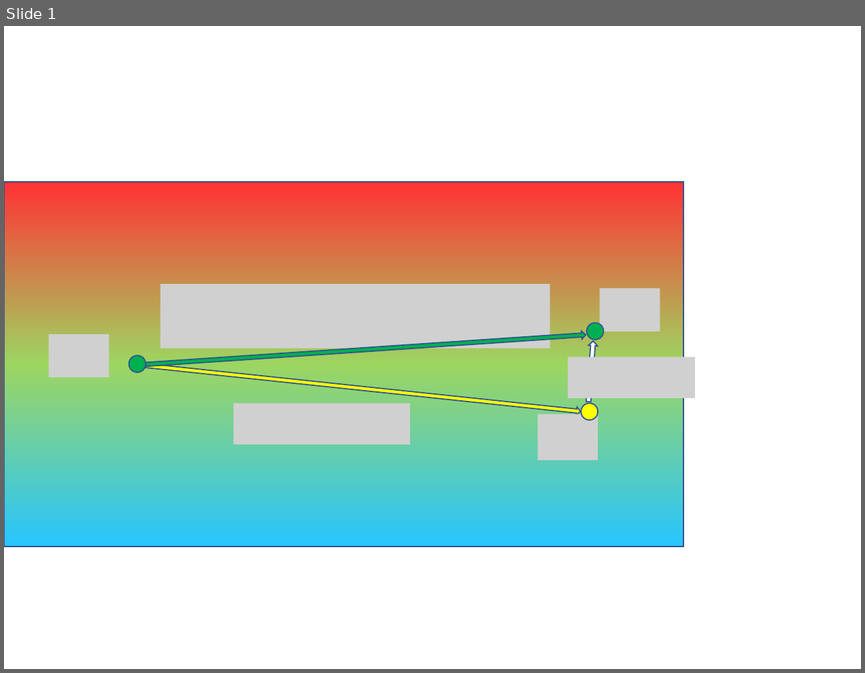
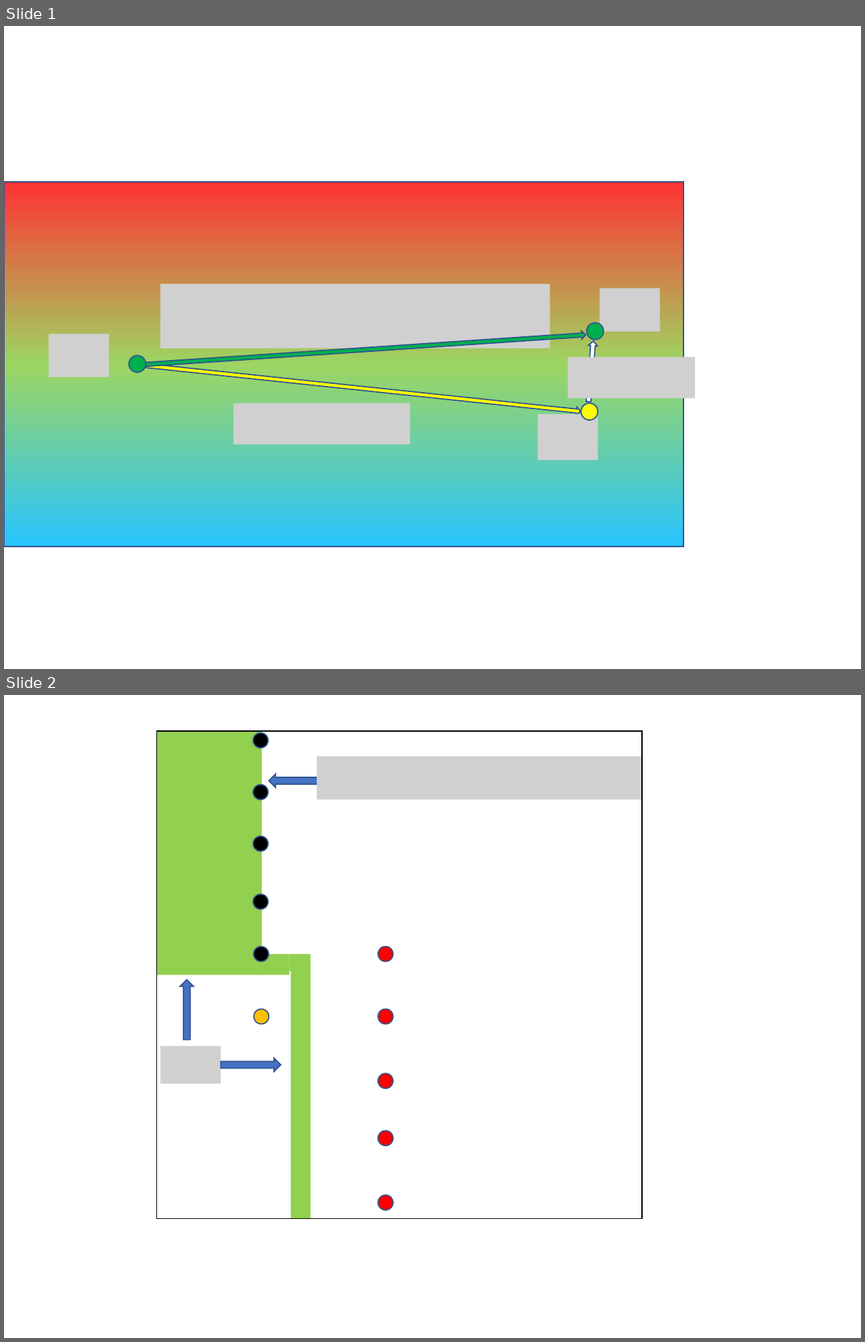
Before and after one commit to chaudharyachint08/hspro, a slide deck: slides/slides_only_figures.pptx. Shown one above the other, each under a label of ours: slide 1 before the commit, slides 1 and 2 after it. The pictures are 865x673 and 865x1342 pixels, drawn with LibreOffice and Linux fonts; fonts in the diff are those of the drawing; grey boxes stand for pictures. Boxes give left, top, right and bottom in pixels: in the first picture for what was removed or moved away, otherwise in the second. Text is boxed around its words. In the diff, an @@ line names an element or a change of style, - is before the commit and + after.

```diff
--- a/slides/slides_only_figures.pptx
+++ b/slides/slides_only_figures.pptx
@@ slide 2 added at (4,695,861,1338), background #FFFFFF @@
@@ table added at (156,731,643,1219), 4 rows, 4 columns @@
+ |  |  | 
+ |  |  | 
+ |  |  | 
+ |  |  | 
@@ rectangle added at (158,731,262,975), fill #92D050 @@
@@ ellipse added at (254,732,269,748), fill #000000, outline #325491 1 pt @@
@@ right arrow added at (269,774,329,787), fill #4472C4, outline #325491 1 pt @@
@@ picture added at (317,757,641,800) @@
@@ ellipse added at (254,785,269,800), fill #000000, outline #325491 1 pt @@
@@ ellipse added at (254,836,269,852), fill #000000, outline #325491 1 pt @@
@@ ellipse added at (254,894,269,909), fill #000000, outline #325491 1 pt @@
@@ ellipse added at (254,946,269,962), fill #000000, outline #325491 1 pt @@
@@ rectangle added at (261,954,290,974), fill #92D050 @@
@@ rectangle added at (290,954,311,971), fill #92D050 @@
@@ ellipse added at (377,946,393,962), fill #FF0000, outline #325491 1 pt @@
@@ right arrow added at (179,979,193,1040), fill #4472C4, outline #325491 1 pt @@
@@ rectangle added at (291,971,311,1219), fill #92D050 @@
@@ ellipse added at (254,1008,269,1024), fill #FFC000, outline #325491 1 pt @@
@@ ellipse added at (377,1008,393,1024), fill #FF0000, outline #325491 1 pt @@
@@ picture added at (161,1047,221,1084) @@
@@ right arrow added at (221,1058,281,1072), fill #4472C4, outline #325491 1 pt @@
@@ ellipse added at (377,1073,393,1088), fill #FF0000, outline #325491 1 pt @@
@@ ellipse added at (377,1130,393,1146), fill #FF0000, outline #325491 1 pt @@
@@ ellipse added at (377,1195,393,1210), fill #FF0000, outline #325491 1 pt @@
```
Also in this commit, not shown: 2 other files.
